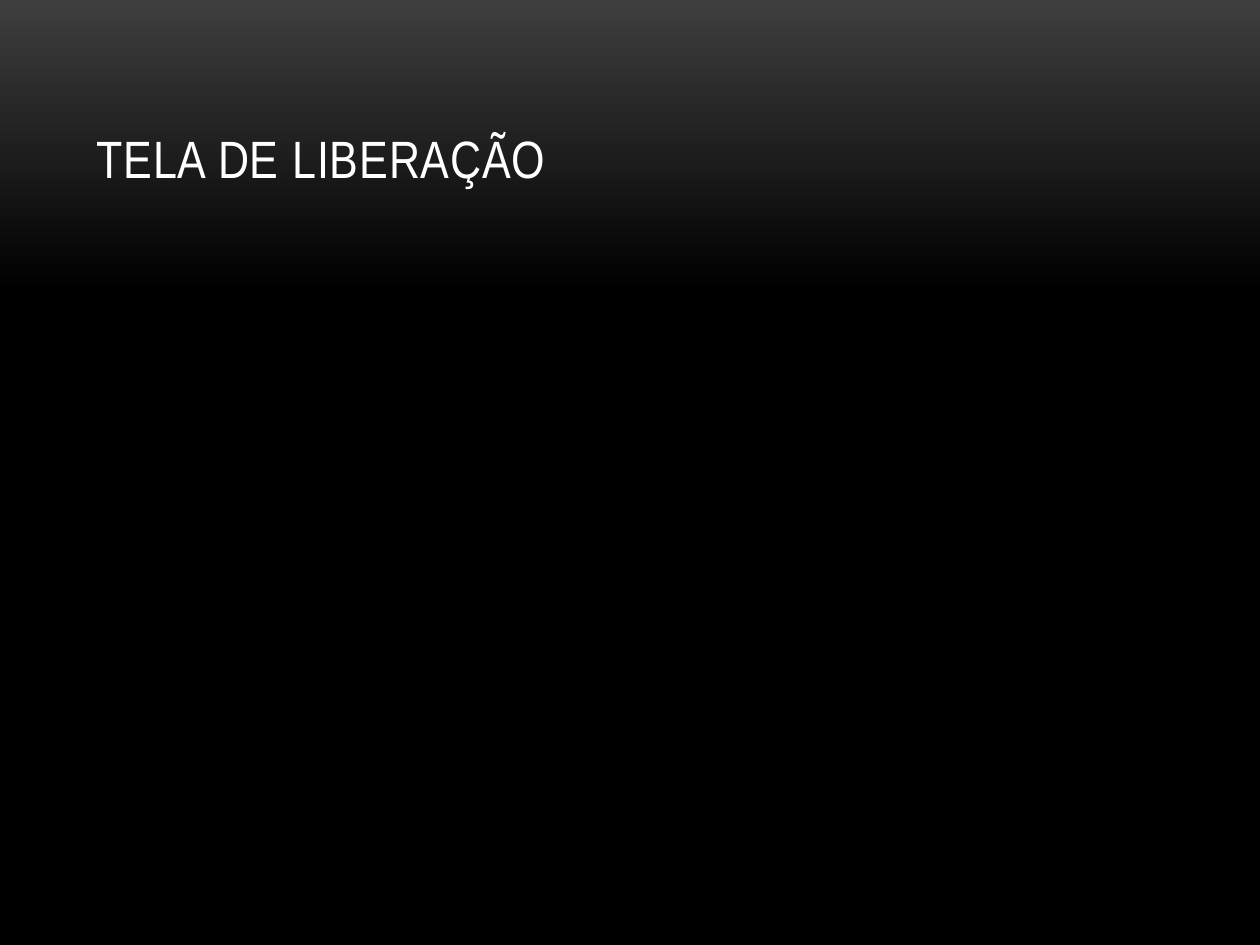
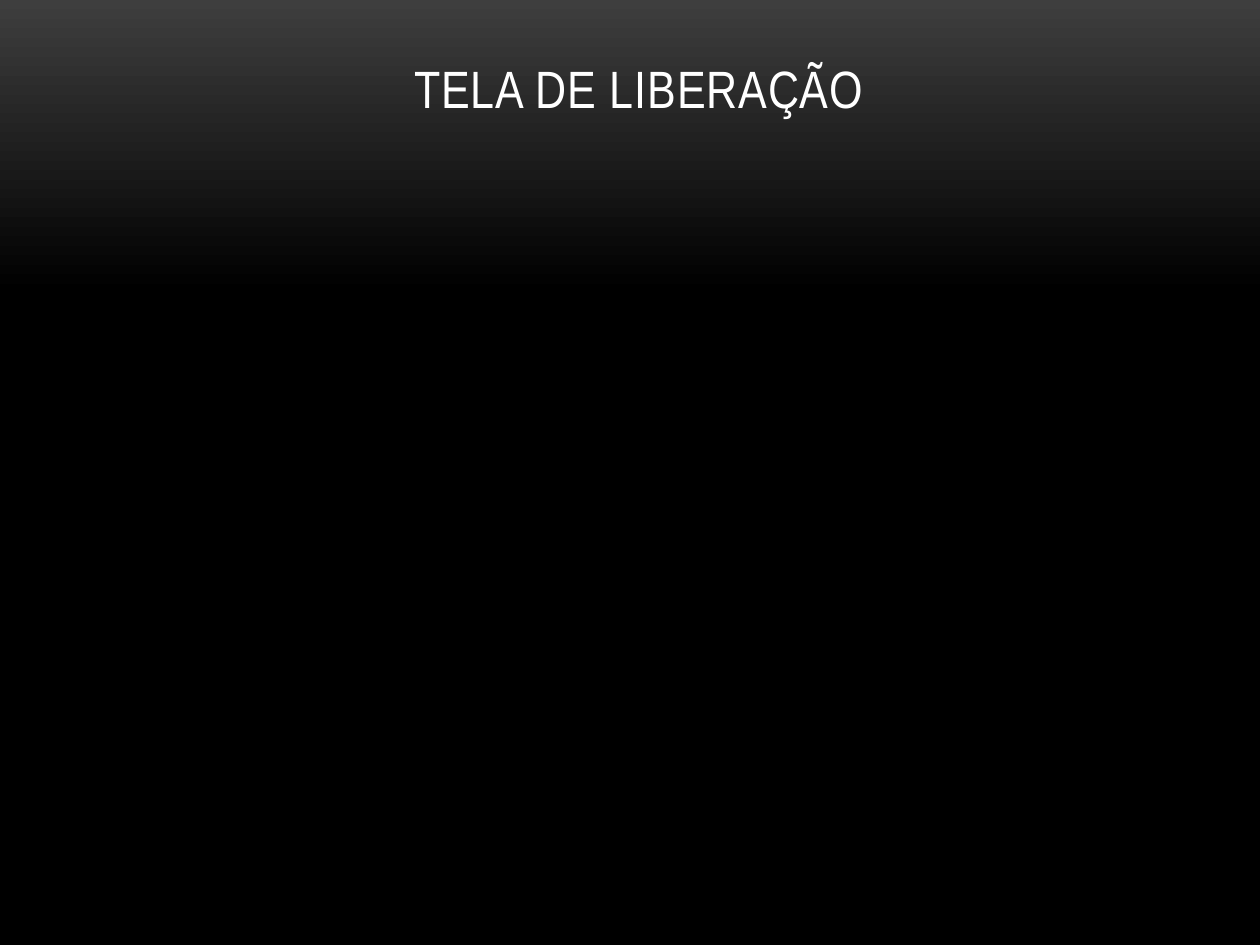
Before and after one commit to brunoemer/cooptel-ucs, a slide deck: slide 12 of Documentos/ApresentaçãoCiclo1.pptx (slide 7 before the commit). Drawn at 1260x945 pixels with LibreOffice and Linux fonts; fonts in the diff are those of the drawing; background and template pictures are left out. Boxes give left, top, right and bottom in pixels: in the first picture for what was removed or moved away, otherwise in the second. Text is boxed around its words. In the diff, an @@ line names an element or a change of style, - is before the commit and + after.

```diff
--- a/Documentos/ApresentaçãoCiclo1.pptx
+++ b/Documentos/ApresentaçãoCiclo1.pptx
@@ title "TELA DE LIBERAÇÃO": place and size @@
-title "TELA DE LIBERAÇÃO" at [97,135,545,188]
+title "TELA DE LIBERAÇÃO" at [414,65,863,118]
```
Also in this commit, not shown: 3 other slides changed, 4 slides added.
